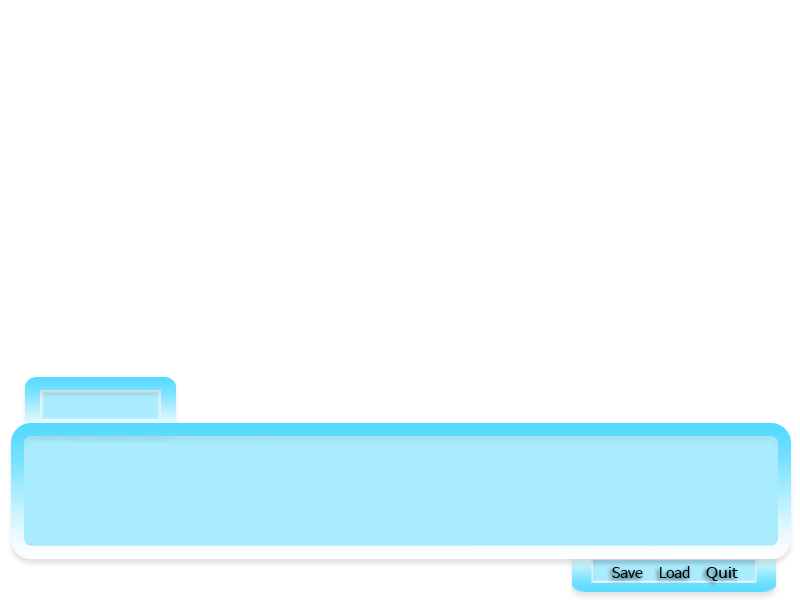
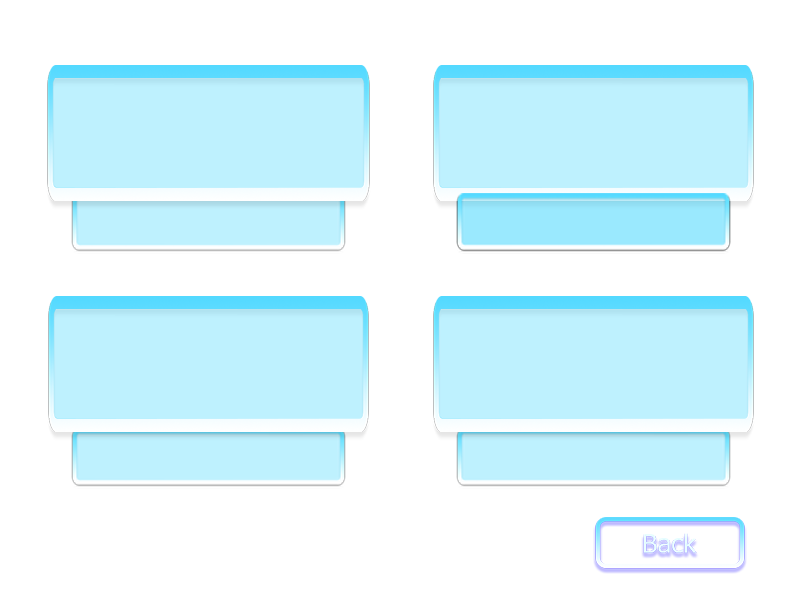
The second 800 × 600 image is a revision of the first. Changes to its layers:
hid "Blue" over [8, 377, 794, 600]
added layer "Big Blue 2 copy 2" above "Big Blue 2 copy" over [456, 193, 731, 254]
added layer "Layer 6" above "Layer 5" over [46, 65, 755, 574]
